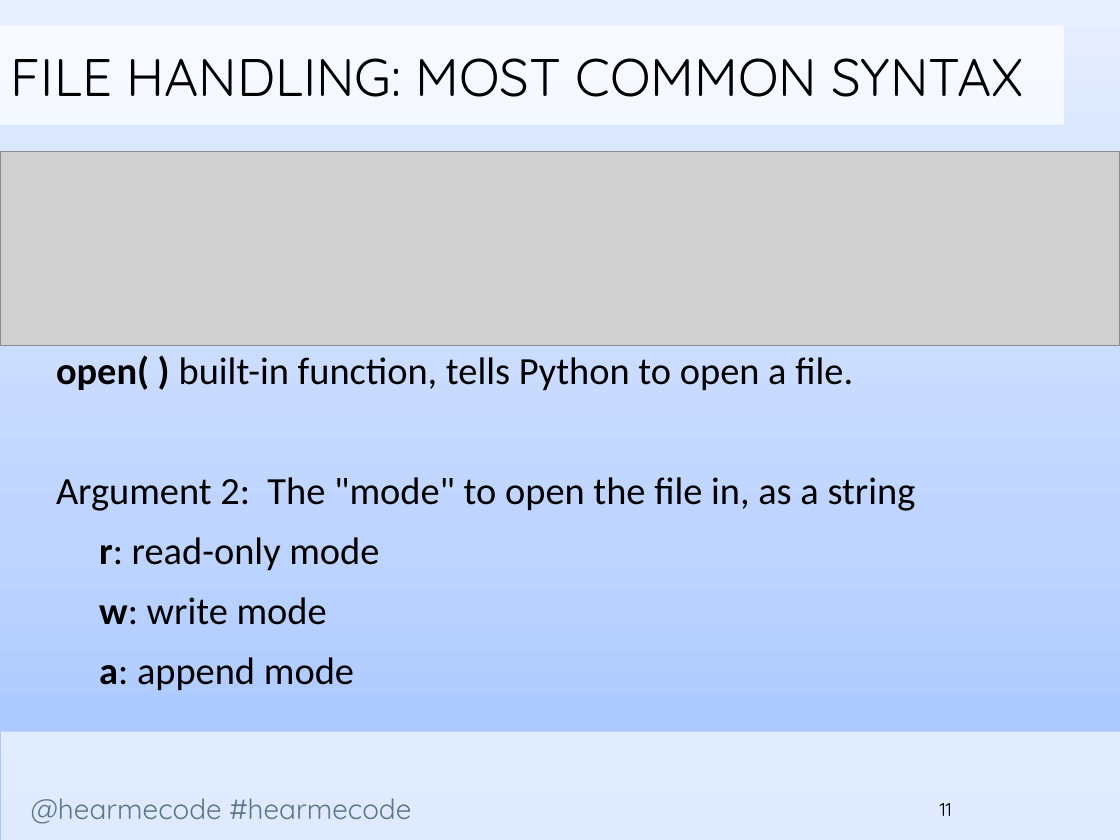
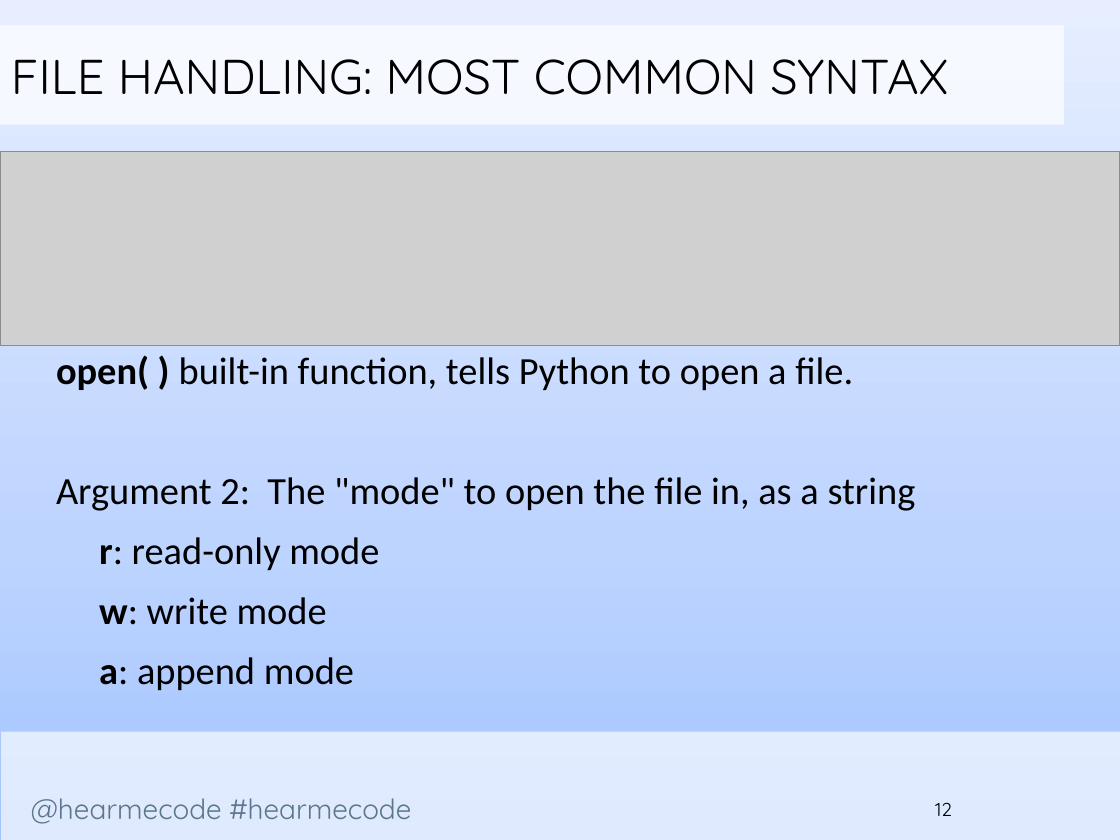
Before and after one commit to codelikeagirlcny/python-lessons-cny, a slide deck: slide 12 of slides/Lesson 3/Hear Me Code - File Handling and Dictionaries.pptx (slide 11 before the commit). Drawn at 1120x840 pixels with LibreOffice and Linux fonts; fonts in the diff are those of the drawing; grey boxes stand for pictures; background and template pictures are left out. Boxes give left, top, right and bottom in pixels: in the first picture for what was removed or moved away, otherwise in the second. Text is boxed around its words. In the diff, an @@ line names an element or a change of style, - is before the commit and + after.

```diff
--- a/slides/Lesson 3/Hear Me Code - File Handling and Dictionaries.pptx
+++ b/slides/Lesson 3/Hear Me Code - File Handling and Dictionaries.pptx
@@ rectangle "FILE HANDLING: MOST COMMON SYNTAX" at [0, 26, 1064, 125]: size 34 to 31.4 pt @@
@@ page number at [935, 802, 952, 816]: text changed @@
-11
+12
```
Also in this commit, not shown: 23 other slides changed, 1 slide added, 1 other file.
